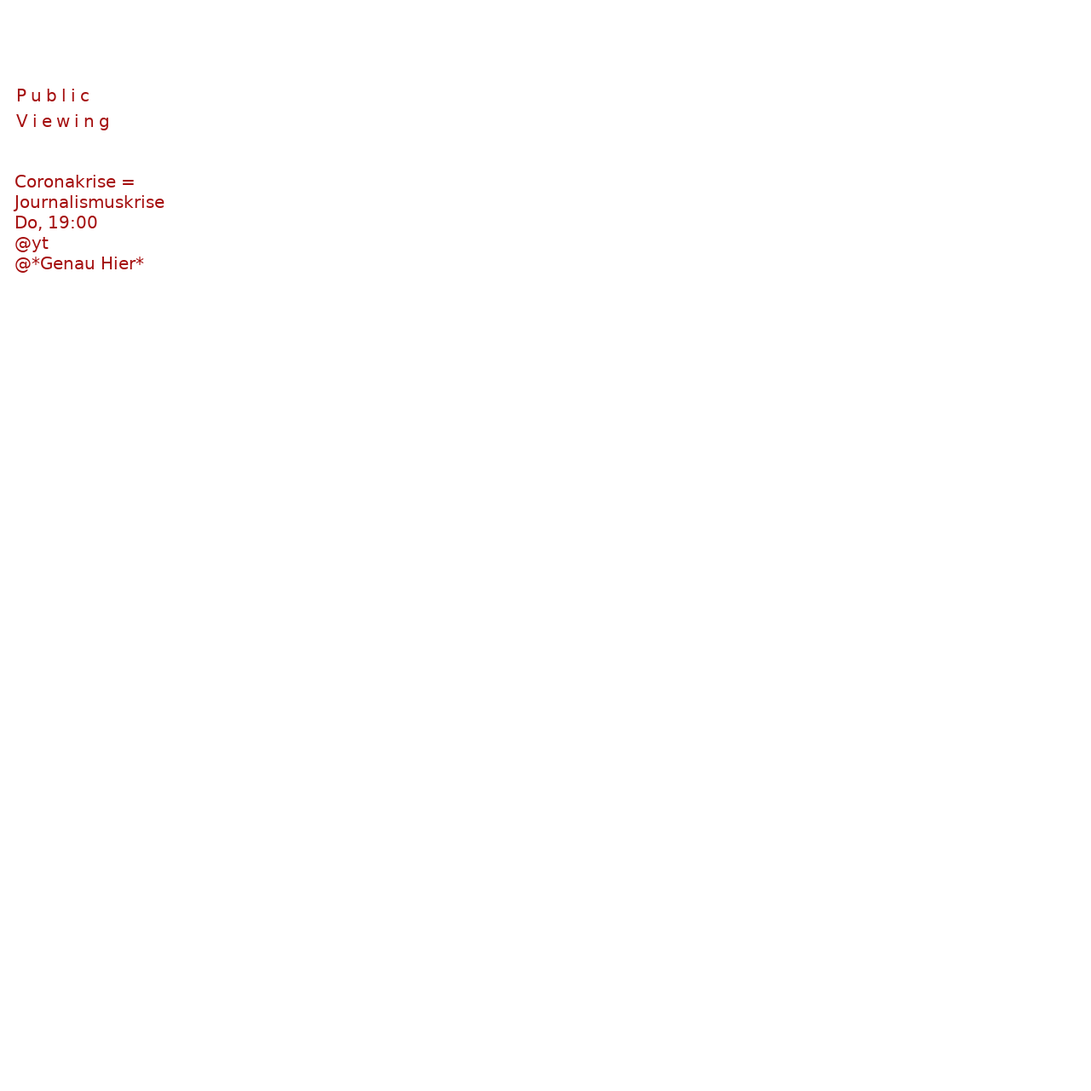
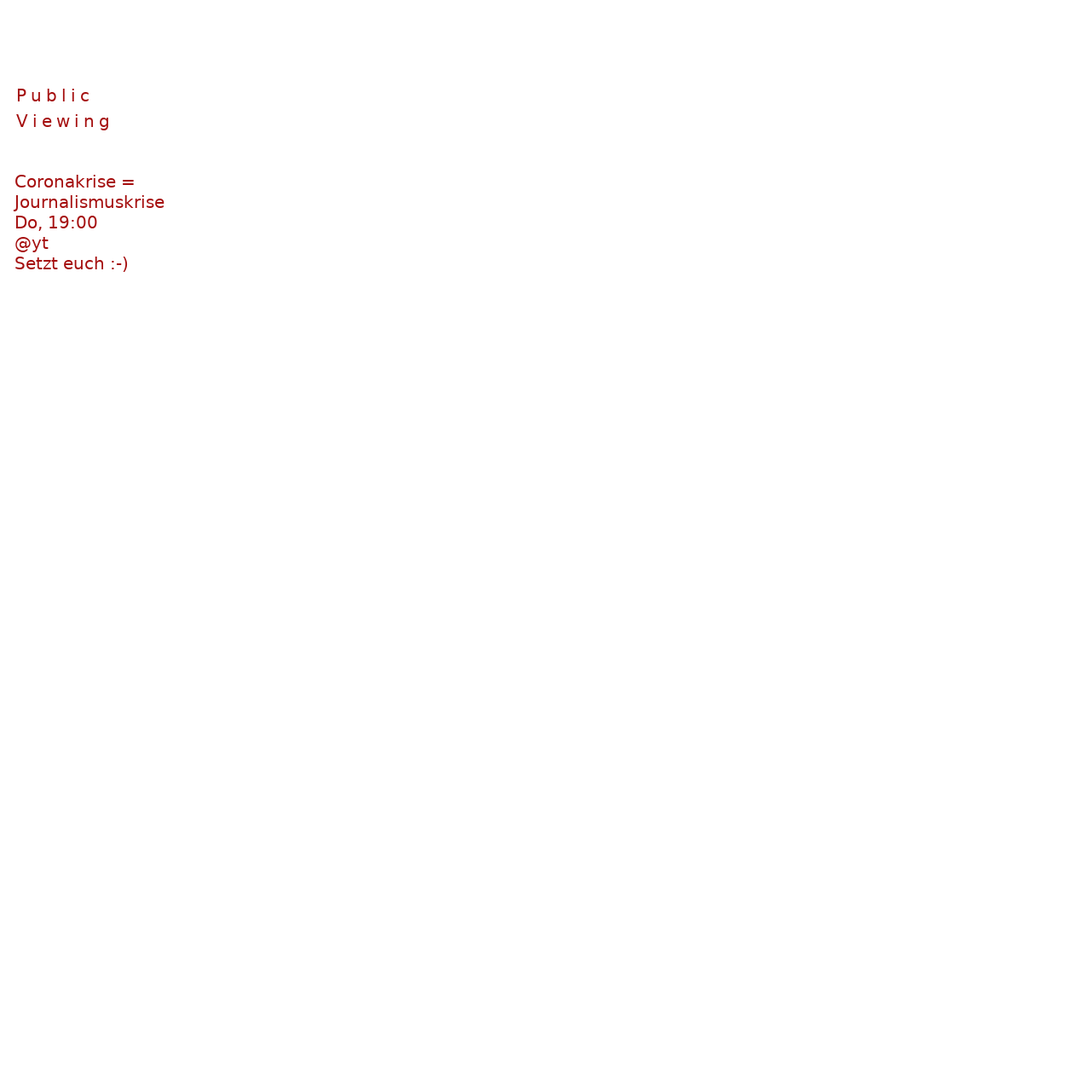
Layer changes from the first 1091 x 1091 image to the second:
painted on "Public ..." over 15, 256, 145, 273
